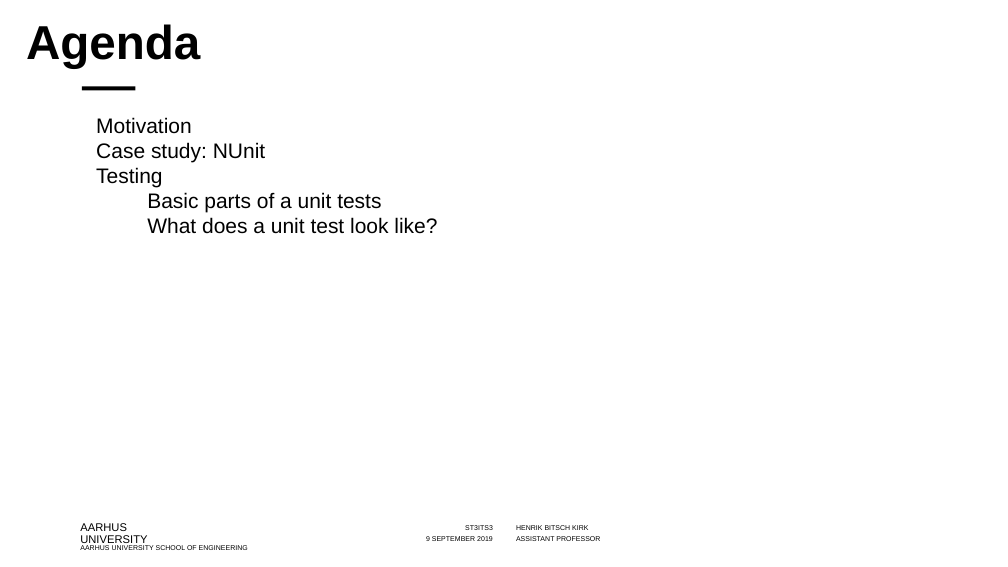
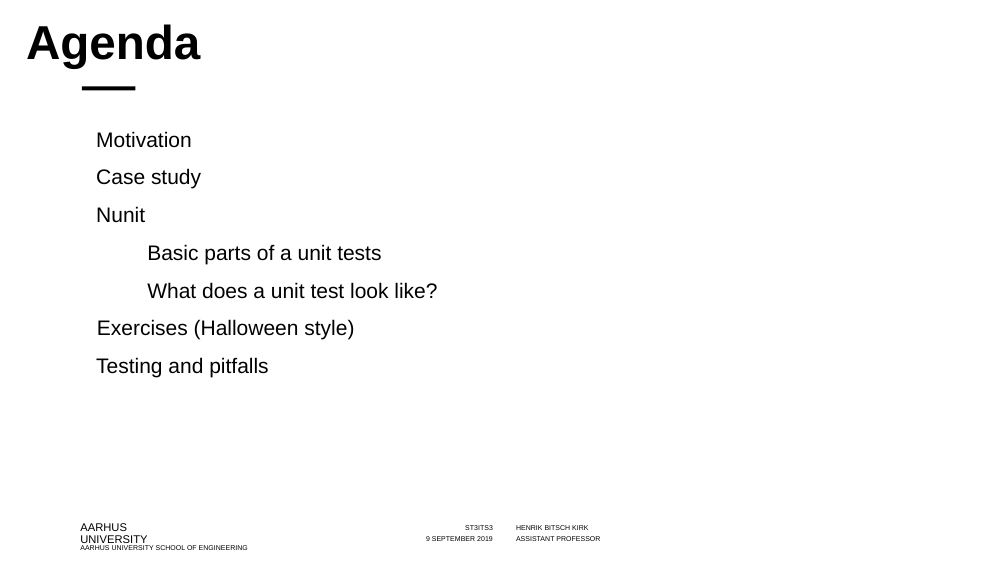
Before and after one commit to codesmurf/st3its3_teaching, a slide deck: slide 2 of 09 Unit Tests/Introduction to Unit Tests.pptx. Drawn at 1008x567 pixels with LibreOffice and Linux fonts; fonts in the diff are those of the drawing; background and template pictures are left out. Boxes give left, top, right and bottom in pixels: in the first picture for what was removed or moved away, otherwise in the second. Text is boxed around its words. In the diff, an @@ line names an element or a change of style, - is before the commit and + after.

```diff
--- a/09 Unit Tests/Introduction to Unit Tests.pptx
+++ b/09 Unit Tests/Introduction to Unit Tests.pptx
@@ text at <box>96,131,437,299</box>: line spacing 0.99 to 1.5 @@
@@ text at <box>96,168,201,223</box>: text changed @@
-Case study: NUnit
-Testing
+Case study
+Nunit
@@ text at <box>96,319,354,378</box>: paragraphs added @@
+Exercises (Halloween style)
+Testing and pitfalls
```
Also in this commit, not shown: 9 other slides changed, 1 slide added, 10 slides removed.
